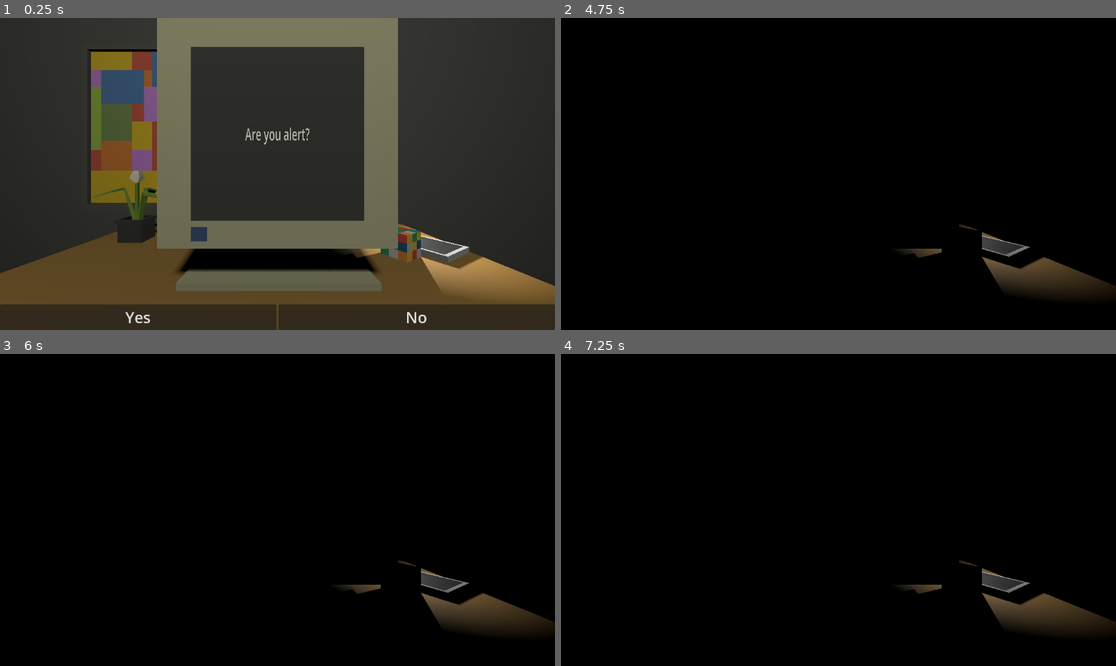
Above: before the commit, frames 1-4 (two rows, left to right).
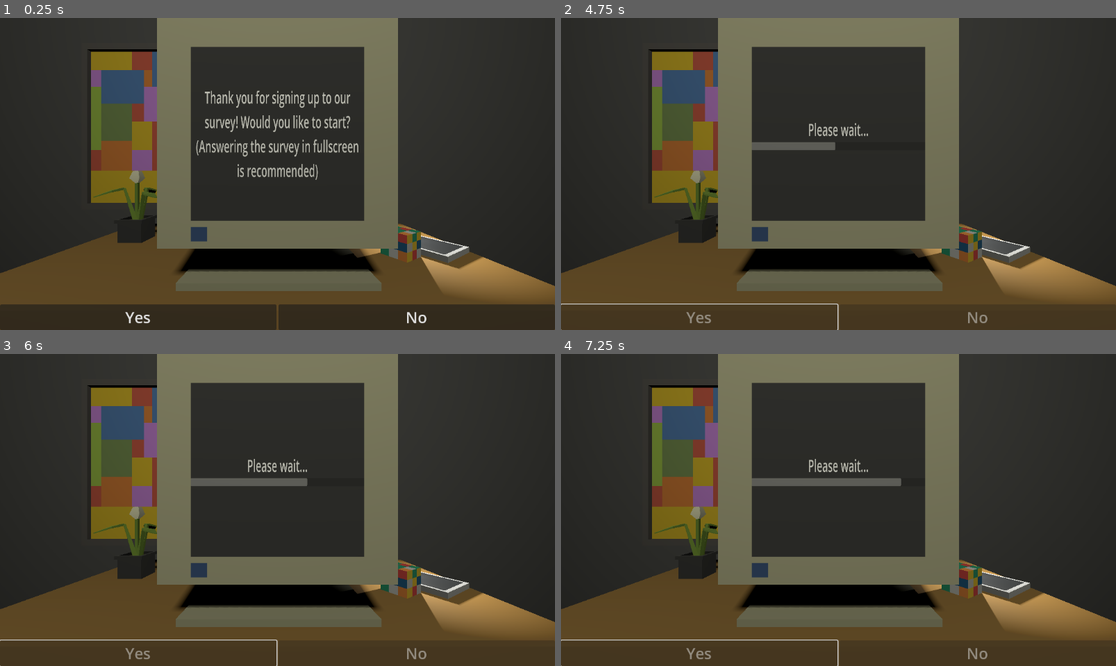
Above: after the commit, the same moments.

Repository: 69ShadesOfPeanut/Practice-Jam-3
Game: Godot game, scene res://Scenes/office.tscn
The game is run twice, just before and just after one commit, with the same random seed, the same clock (stepped at 60 frames per second) and the same inputs.
Inputs:
- Up to frame 1 (0.25 s): no input
- Up to frame 2 (4.75 s): click "Yes" at 0.5 s; tap Enter at 1.25, 2.75, 4.25 s; tap Space at 2, 3.5 s
- Up to frame 3 (6 s): tap Space at 5 s
- Up to frame 4 (7.25 s): no input

The runs differ from the first frame. In frame 1, 1.9% of the frame differs, in the area x 35-65%, y 23-52%; in frame 2, 98%, in the area x 0-100%, y 0-100%; in frame 3, 98%; in frame 4, 98%.

Commit message:
Update office.tscn

Diff:
--- a/Scenes/office.tscn
+++ b/Scenes/office.tscn
@@ -150,7 +150,6 @@
 grow_horizontal = 2
 grow_vertical = 0
 script = ExtResource("7_u6eov")
-CurrentQuestion = 4
 ButtonClickSound = ExtResource("9_a0b7e")
 KnockingSound = ExtResource("10_ilr6g")
 SwitchOff = ExtResource("11_24fp6")
